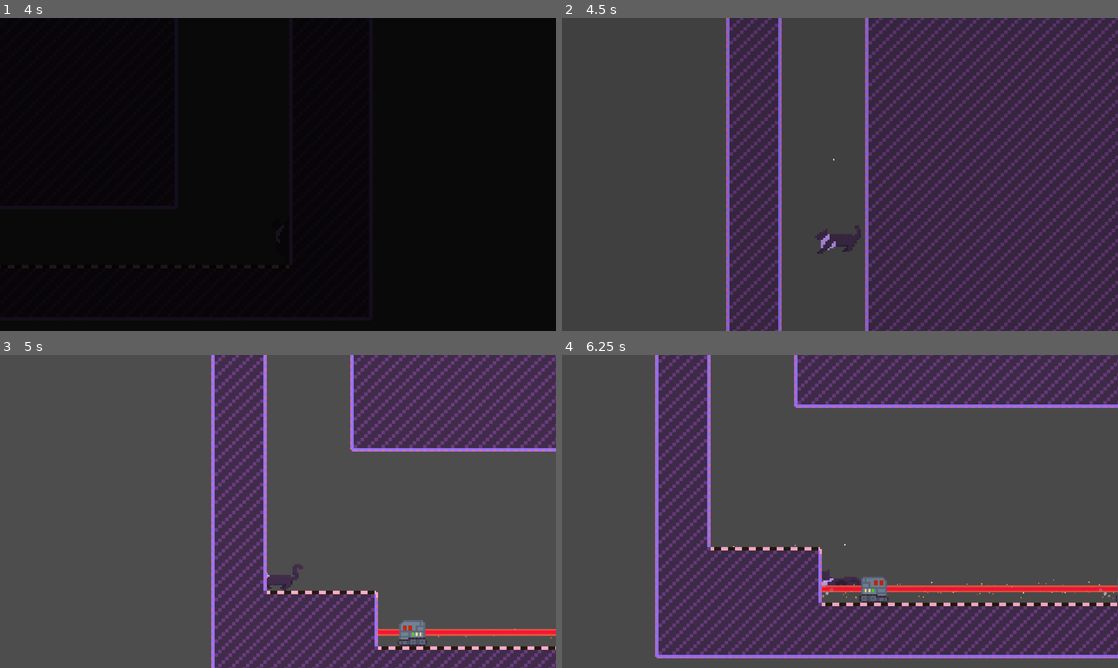
Above: before the commit, frames 1-4 (two rows, left to right).
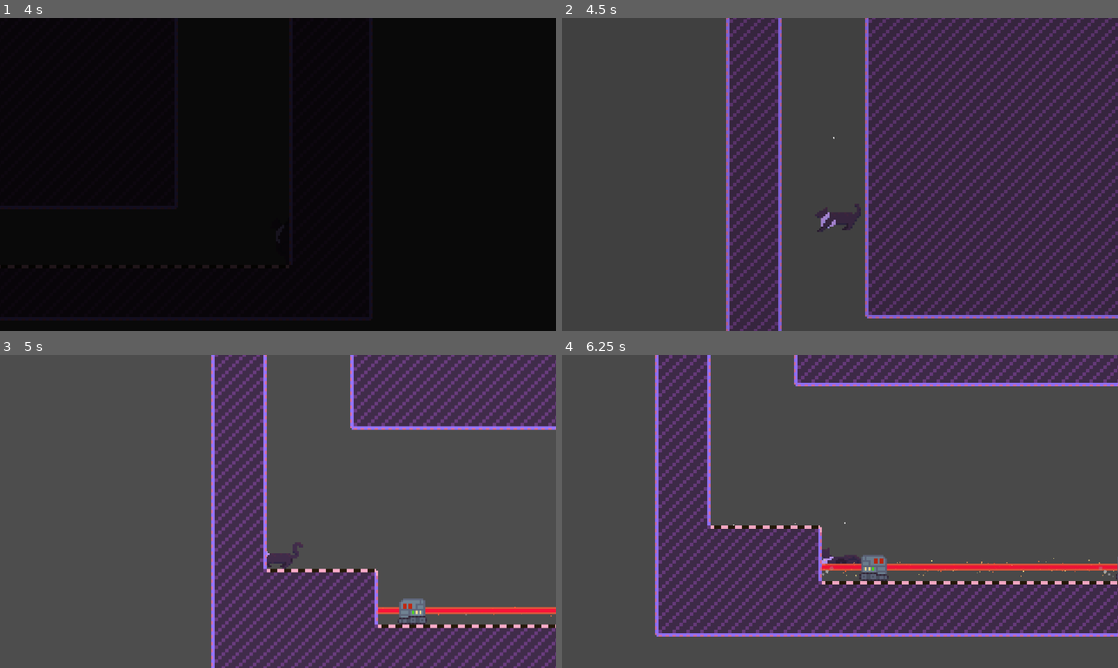
Above: after the commit, the same moments.

Repository: Asimile/Clepto-the-Cat
Game: Godot game, scene res://Scenes/scene_controller.tscn
Two runs of this game, one before a commit and one after it. Both use one fixed random seed, a clock stepped at 60 frames per second and the inputs below.
Inputs:
- Up to frame 1 (4 s): hold D (move_right) 0.53-2.03 s; tap R (dev) at 0.6, 2.1, 3.6 s; tap W (move_up) at 0.77, 1.52, 3.02, 3.77 s; tap E (meow) at 1.35, 2.85 s; tap Enter at 2 s; hold A (move_left) 2.03-2.78 s; tap Space at 2.75 s; hold D (move_right) from 2.78 s (still down)
- Up to frame 2 (4.5 s): release D (move_right) at 4.28 s; hold A (move_left) from 4.28 s (still down); tap E (meow) at 4.35 s
- Up to frame 3 (5 s): keep holding A (move_left); tap W (move_up) at 4.52 s
- Up to frame 4 (6.25 s): release A (move_left) at 5.03 s; hold D (move_right) 5.03-5.78 s; tap R (dev) at 5.1 s; hold A (move_left) from 5.78 s (still down); tap E (meow) at 5.85 s; tap W (move_up) at 6.02 s

Frame 1 is identical in both runs. In frame 2, 29% of the frame differs, in the area x 29-100%, y 0-100%; in frame 3, 21%; in frame 4, 30%, in the area x 16-100%, y 0-97%.
Error in both runs: Invalid access of index '4' on a base object of type: 'Array'. (res://Code/SceneController.gd:26)

Commit message:
Add hatch close sound
Added a sound for the hatch closing.
Tried to implement it in a way where it plays the sound on an exact frame of the animation, but that was too weird. Internet wasn't helpful.
Instead, I just used another timer to play it at the right time. Worked well.

Also tweaked clepto walk decibel to be louder, and lowered the camera on level 4 so you can see the robots you're jumping on.

Diff:
--- a/Games/Code/EndArea.gd
+++ b/Games/Code/EndArea.gd
@@ -10,7 +10,9 @@
 #@export var NEXT_LEVEL: String = "Level2"
 
 @onready var ANIM_SPRITE = $AnimatedSprite2D
-@onready var TIMER = $EndTimer
+@onready var END_TIMER = $EndTimer
+@onready var SOUND_TIMER = $SoundTimer
+@onready var HATCH_AUDIO = $HatchAudio
 
 #func start_timer():
 	## Wait for 2 seconds
@@ -22,9 +24,14 @@
 func _on_body_entered(body):
 	body.set_control(false)
 	ANIM_SPRITE.play("close")
-	TIMER.start()
+	SOUND_TIMER.start()
+	END_TIMER.start()
 	#get_parent().get_parent()._update_scene(NEXT_LEVEL)
 
 
 func _on_end_timer_timeout():
 	get_parent().get_parent()._update_scene()
+
+
+func _on_sound_timer_timeout():
+	HATCH_AUDIO.play()
--- a/Games/Scenes/EndArea.tscn
+++ b/Games/Scenes/EndArea.tscn
@@ -1,7 +1,8 @@
-[gd_scene load_steps=15 format=3 uid="uid://wctwfg6frquw"]
+[gd_scene load_steps=16 format=3 uid="uid://wctwfg6frquw"]
 
 [ext_resource type="Script" path="res://Code/EndArea.gd" id="1_mdjur"]
 [ext_resource type="Texture2D" uid="uid://ca1mslcb8pyjk" path="res://Assets/CleptoHatch.png" id="2_po51d"]
+[ext_resource type="AudioStream" uid="uid://duw4fcyn4qmj8" path="res://Sounds/hatchClose.wav" id="2_udjlj"]
 
 [sub_resource type="AtlasTexture" id="AtlasTexture_41uy0"]
 atlas = ExtResource("2_po51d")
@@ -97,7 +98,8 @@
 visible = false
 scale = Vector2(0.543897, 0.554232)
 
-[node name="AudioStreamPlayer2D" type="AudioStreamPlayer2D" parent="."]
+[node name="HatchAudio" type="AudioStreamPlayer2D" parent="."]
+stream = ExtResource("2_udjlj")
 
 [node name="AnimatedSprite2D" type="AnimatedSprite2D" parent="."]
 scale = Vector2(4, 4)
@@ -114,5 +116,10 @@
 shape = SubResource("CircleShape2D_pvd5h")
 debug_color = Color(0.376471, 0.615686, 0, 0.419608)
 
+[node name="SoundTimer" type="Timer" parent="."]
+wait_time = 0.25
+one_shot = true
+
 [connection signal="body_entered" from="." to="." method="_on_body_entered"]
 [connection signal="timeout" from="EndTimer" to="." method="_on_end_timer_timeout"]
+[connection signal="timeout" from="SoundTimer" to="." method="_on_sound_timer_timeout"]
--- a/Games/Scenes/Level4.tscn
+++ b/Games/Scenes/Level4.tscn
@@ -167,7 +167,7 @@
 position = Vector2(-159, 17)
 
 [node name="Camera2D" type="Camera2D" parent="Clepto the Cat"]
-offset = Vector2(0, -150)
+offset = Vector2(0, -100)
 
 [node name="TileMap" type="TileMap" parent="."]
 position = Vector2(8, -309)
--- a/Games/Scenes/clepto_the_cat.tscn
+++ b/Games/Scenes/clepto_the_cat.tscn
@@ -358,3 +358,4 @@
 
 [node name="WalkAudio" type="AudioStreamPlayer2D" parent="."]
 stream = ExtResource("7_rhcsj")
+volume_db = 5.0
Not shown, added: Games/Sounds/hatchClose.wav.import
Not shown, added: Games/Sounds/hatchClose.wav
